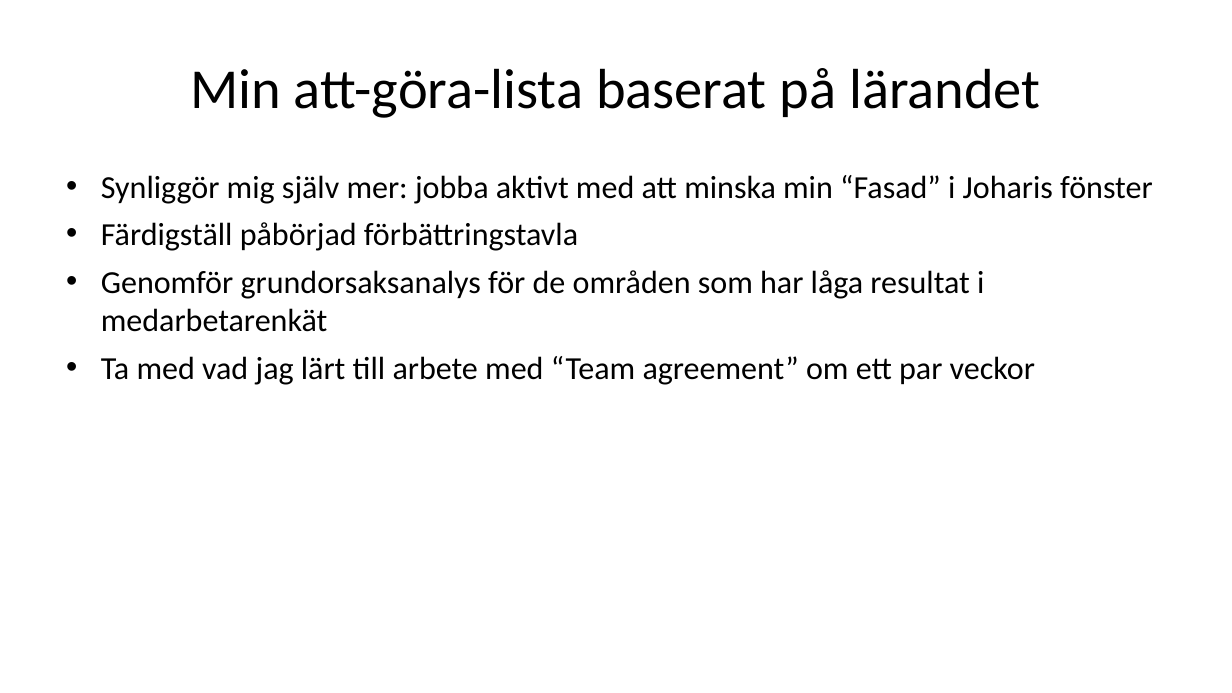
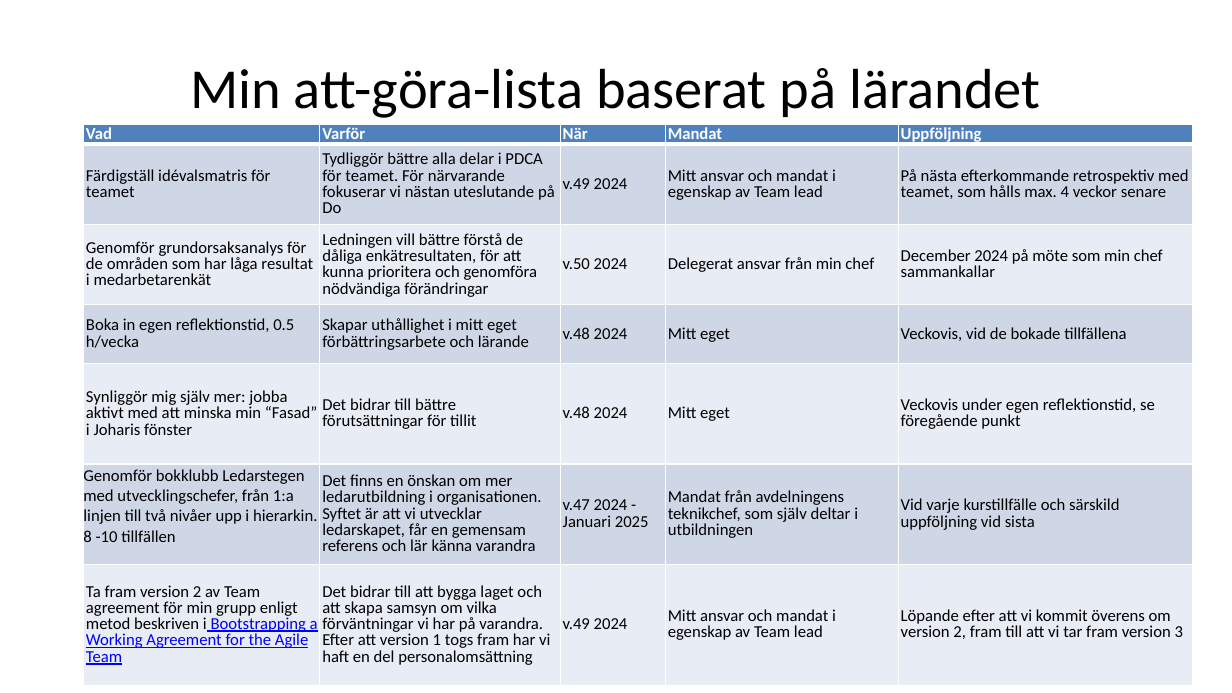
Before and after one commit to lurra/lean, a slide deck: slide 4 of examination/perh-ledar-A3.pptx. Drawn at 1232x693 pixels with LibreOffice and Linux fonts; fonts in the diff are those of the drawing. Boxes give left, top, right and bottom in pixels: in the first picture for what was removed or moved away, otherwise in the second. Text is boxed around its words. In the diff, an @@ line names an element or a change of style, - is before the commit and + after.

Commit message:
Till 1:a mail till Andreas av examinationsuppgiften

```diff
--- a/examination/perh-ledar-A3.pptx
+++ b/examination/perh-ledar-A3.pptx
@@ table added at [83, 125, 1192, 669], 7 rows, 5 columns @@
+Vad | Varför | När | Mandat | Uppföljning
+Färdigställ idévalsmatris för teamet | Tydliggör bättre alla delar i PDCA för teamet. För närvarande fokuserar vi nästan uteslutande på Do | v.49 2024 | Mitt ansvar och mandat i egenskap av Team lead | På nästa efterkommande retrospektiv med teamet, som hålls max. 4 veckor senare
+Genomför grundorsaksanalys för de områden som har låga resultat i medarbetarenkät | Ledningen vill bättre förstå de dåliga enkätresultaten, för att kunna prioritera och genomföra nödvändiga förändringar | v.50 2024 | Delegerat ansvar från min chef | December 2024 på möte som min chef sammankallar
+Boka in egen reflektionstid, 0.5 h/vecka | Skapar uthållighet i mitt eget förbättringsarbete och lärande | v.48 2024 | Mitt eget | Veckovis, vid de bokade tillfällena
+Synliggör mig själv mer: jobba aktivt med att minska min “Fasad” i Joharis fönster | Det bidrar till bättre förutsättningar för tillit | v.48 2024 | Mitt eget | Veckovis under egen reflektionstid, se föregående punkt
+Genomför bokklubb Ledarstegen med utvecklingschefer, från 1:a linjen till två nivåer upp i hierarkin. 8 -10 tillfällen | Det finns en önskan om mer ledarutbildning i organisationen. Syftet är att vi utvecklar ledarskapet, får en gemensam referens och lär känna varandra | v.47 2024 - Januari 2025 | Mandat från avdelningens teknikchef, som själv deltar i utbildningen | Vid varje kurstillfälle och särskild uppföljning vid sista
+Ta fram version 2 av Team agreement för min grupp enligt metod beskriven i Bootstrapping a Working Agreement for the Agile Team | Det bidrar till att bygga laget och att skapa samsyn om vilka förväntningar vi har på varandra. Efter att version 1 togs fram har vi haft en del personalomsättning | v.49 2024 | Mitt ansvar och mandat i egenskap av Team lead | Löpande efter att vi kommit överens om version 2, fram till att vi tar fram version 3
@@ text removed at [101, 175, 1152, 385] @@
-• Synliggör mig själv mer: jobba aktivt med att minska min “Fasad” i Joharis fönster
-• Färdigställ påbörjad förbättringstavla
-• Genomför grundorsaksanalys för de områden som har låga resultat i medarbetarenkät
-• Ta med vad jag lärt till arbete med “Team agreement” om ett par veckor
```
Also in this commit, not shown: 1 other slide changed, 1 other file.
